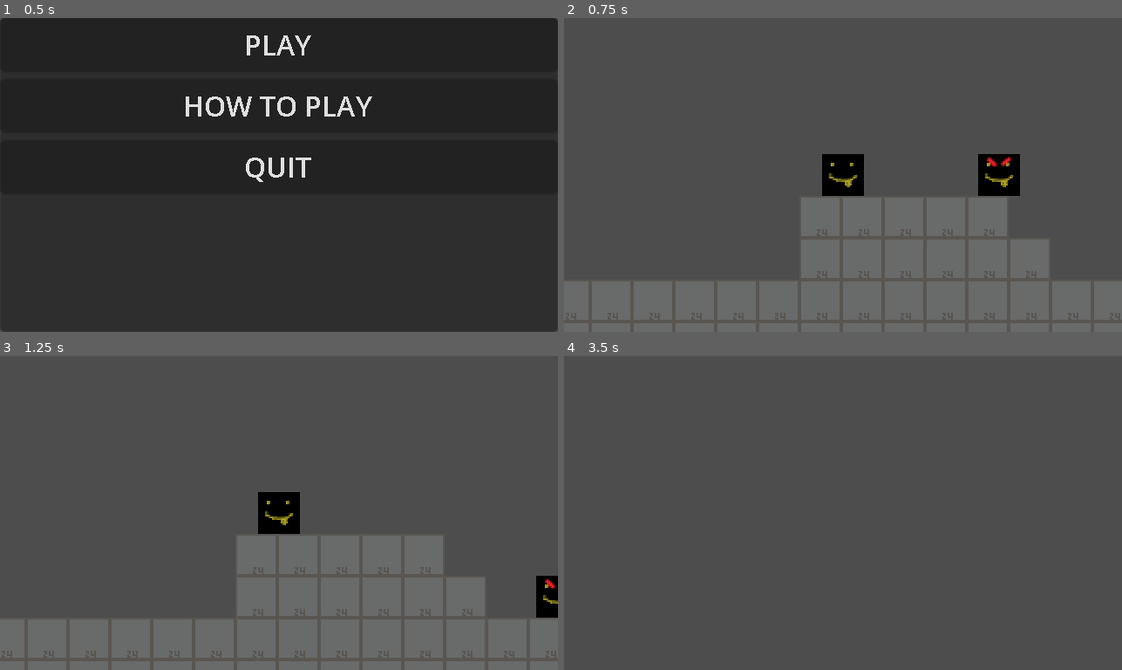
Above: before the commit, frames 1-4 (two rows, left to right).
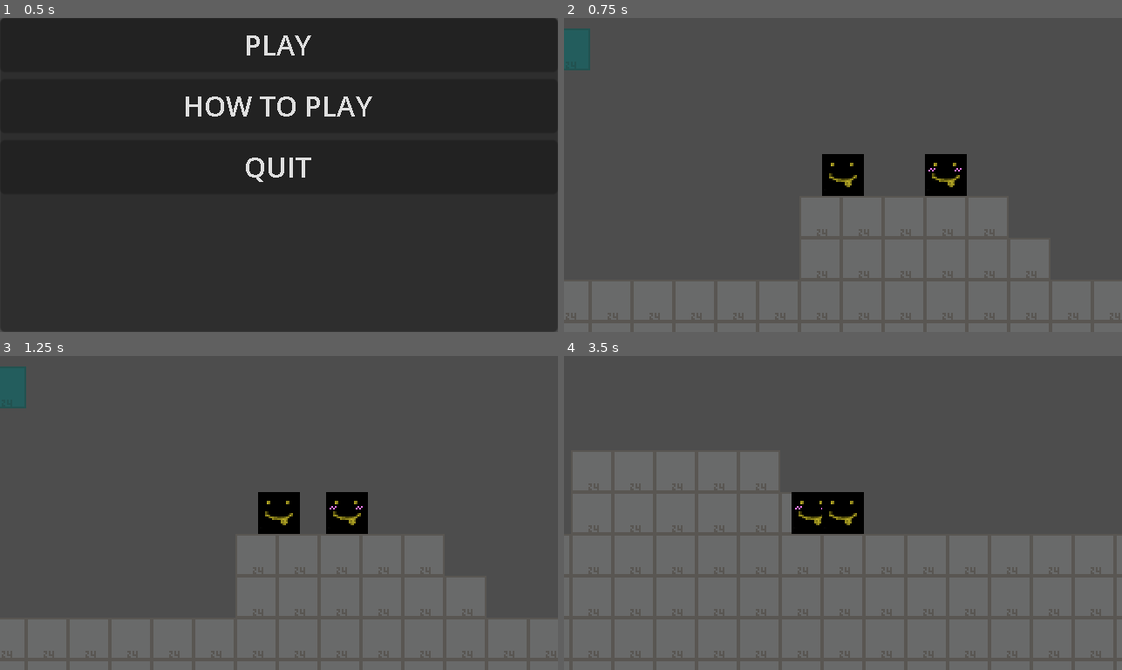
Above: after the commit, the same moments.

Repository: pixelbearstudio/game-off-jam
Game: Godot game, scene res://scenes/main/main.tscn
Same seed, same stepped clock (60 frames per second), same inputs: the game is played once before the commit and once after it.
Inputs:
- Up to frame 1 (0.5 s): no input
- Up to frame 2 (0.75 s): click "PLAY" at 0.5 s
- Up to frame 3 (1.25 s): no input
- Up to frame 4 (3.5 s): hold D (move_right) 1.28-2.78 s; tap E (interact) at 1.35, 2.1, 2.85 s; tap W (jump) at 1.52, 2.27 s; hold A (move_left) from 2.78 s (still down)

Frame 1 is identical in both runs. In frame 2, 2.6% of the frame differs, in the area x 0-82%, y 3-57%; in frame 3, 2.1%; in frame 4, 45%, in the area x 0-100%, y 30-100%.

Commit message:
feat: add tilemap to determinate enemies bounderies

Diff:
--- a/project.godot
+++ b/project.godot
@@ -66,6 +66,10 @@
 ]
 }
 
+[layer_names]
+
+2d_physics/layer_5="EnemyWalls"
+
 [physics]
 
 2d/solver/default_contact_bias=0.0
--- /dev/null
+++ b/resources/enemy_walls.tres
@@ -0,0 +1,68 @@
+[gd_resource type="TileSet" load_steps=3 format=3 uid="uid://xbchpb8d0bur"]
+
+[ext_resource type="Texture2D" uid="uid://d2tpu0u7fajcw" path="res://assets/placeholders/24x24_tile_platformer.png" id="1_4q2l4"]
+
+[sub_resource type="TileSetAtlasSource" id="TileSetAtlasSource_e56iv"]
+texture = ExtResource("1_4q2l4")
+texture_region_size = Vector2i(24, 24)
+0:0/0 = 0
+0:0/0/physics_layer_0/linear_velocity = Vector2(0, 0)
+0:0/0/physics_layer_0/angular_velocity = 0.0
+0:0/0/physics_layer_0/polygon_0/points = PackedVector2Array(-12, -12, 12, -12, 12, 12, -12, 12)
+1:0/0 = 0
+1:0/0/physics_layer_0/linear_velocity = Vector2(0, 0)
+1:0/0/physics_layer_0/angular_velocity = 0.0
+1:0/0/physics_layer_0/polygon_0/points = PackedVector2Array(-12, -12, 12, -12, 12, 12, -12, 12)
+2:0/0 = 0
+2:0/0/physics_layer_0/linear_velocity = Vector2(0, 0)
+2:0/0/physics_layer_0/angular_velocity = 0.0
+2:0/0/physics_layer_0/polygon_0/points = PackedVector2Array(-12, -12, 12, -12, 12, 12, -12, 12)
+3:0/0 = 0
+3:0/0/physics_layer_0/linear_velocity = Vector2(0, 0)
+3:0/0/physics_layer_0/angular_velocity = 0.0
+3:0/0/physics_layer_0/polygon_0/points = PackedVector2Array(-12, -12, 12, -12, 12, 12, -12, 12)
+4:0/0 = 0
+4:0/0/physics_layer_0/linear_velocity = Vector2(0, 0)
+4:0/0/physics_layer_0/angular_velocity = 0.0
+4:0/0/physics_layer_0/polygon_0/points = PackedVector2Array(-12, -12, 12, -12, 12, 12, -12, 12)
+0:1/0 = 0
+0:1/0/physics_layer_0/linear_velocity = Vector2(0, 0)
+0:1/0/physics_layer_0/angular_velocity = 0.0
+0:1/0/physics_layer_0/polygon_0/points = PackedVector2Array(-12, -12, 12, -12, 12, 12, -12, 12)
+1:1/0 = 0
+1:1/0/physics_layer_0/linear_velocity = Vector2(0, 0)
+1:1/0/physics_layer_0/angular_velocity = 0.0
+1:1/0/physics_layer_0/polygon_0/points = PackedVector2Array(-12, -12, 12, -12, 12, 12, -12, 12)
+2:1/0 = 0
+2:1/0/physics_layer_0/linear_velocity = Vector2(0, 0)
+2:1/0/physics_layer_0/angular_velocity = 0.0
+2:1/0/physics_layer_0/polygon_0/points = PackedVector2Array(-12, -12, 12, -12, 12, 12, -12, 12)
+3:1/0 = 0
+3:1/0/physics_layer_0/linear_velocity = Vector2(0, 0)
+3:1/0/physics_layer_0/angular_velocity = 0.0
+3:1/0/physics_layer_0/polygon_0/points = PackedVector2Array(-12, -12, 12, -12, 12, 12, -12, 12)
+4:1/0 = 0
+4:1/0/physics_layer_0/linear_velocity = Vector2(0, 0)
+4:1/0/physics_layer_0/angular_velocity = 0.0
+4:1/0/physics_layer_0/polygon_0/points = PackedVector2Array(-12, -12, 12, -12, 12, 12, -12, 12)
+0:2/0 = 0
+0:2/0/physics_layer_0/linear_velocity = Vector2(0, 0)
+0:2/0/physics_layer_0/angular_velocity = 0.0
+0:2/0/physics_layer_0/polygon_0/points = PackedVector2Array(-12, -12, 12, -12, 12, 12, -12, 12)
+1:2/0 = 0
+1:2/0/physics_layer_0/linear_velocity = Vector2(0, 0)
+1:2/0/physics_layer_0/angular_velocity = 0.0
+1:2/0/physics_layer_0/polygon_0/points = PackedVector2Array(-12, -12, 12, -12, 12, 12, -12, 12)
+2:2/0 = 0
+2:2/0/physics_layer_0/linear_velocity = Vector2(0, 0)
+2:2/0/physics_layer_0/angular_velocity = 0.0
+2:2/0/physics_layer_0/polygon_0/points = PackedVector2Array(-12, -12, 12, -12, 12, 12, -12, 12)
+
+[resource]
+tile_size = Vector2i(24, 24)
+physics_layer_0/collision_layer = 16
+physics_layer_0/collision_mask = 16
+terrain_set_0/mode = 0
+terrain_set_0/terrain_0/name = "Ground"
+terrain_set_0/terrain_0/color = Color(0.72549, 0, 0.176471, 1)
+sources/0 = SubResource("TileSetAtlasSource_e56iv")
--- a/scenes/enemy/enemy.gd
+++ b/scenes/enemy/enemy.gd
@@ -1,12 +1,34 @@
 class_name Enemy
 extends CharacterBody2D
 
+enum EnemyForm {
+	PEACEFUL,
+	HOSTILE
+}
+enum EnemyStates {
+	WALKING,
+	FALLING,
+	ENRAGED,
+	DEAD,
+}
+
 const GRAVITY: int = 1000
-const MAX_H_SPEED: int = 140
+const MAX_H_SPEED: int = 100
 const H_ACCELERATION: int = 2000
 const MOVE_LERP_FACTOR: int = -50
 
-var move_vector: Vector2 = Vector2.RIGHT
+var move_vector: Vector2
+var current_state: EnemyStates = EnemyStates.WALKING
+
+@export var initial_form: EnemyForm = EnemyForm.PEACEFUL
+
+@onready var is_falling = false
+
+func _ready() -> void:
+	var player = _get_player_node()
+	move_vector = Vector2.RIGHT if player != null and player.position.x > self.position.x else Vector2.LEFT
+
+
 
 func _process(delta: float) -> void:
 
@@ -16,10 +38,15 @@
 	velocity.x = clampf(velocity.x, -MAX_H_SPEED, MAX_H_SPEED)
 	velocity.y += GRAVITY * delta
 
-	update_enemy_direction()
+	current_state = EnemyStates.FALLING if !is_on_floor() else current_state
+
+	_update_enemy_direction()
 	move_and_slide()
 
-func update_enemy_direction() -> void:
-	if is_on_wall():
+func _get_player_node() -> Node2D:
+	return get_node("/root/PlaceholderLevel/PlayerRoot/Player")
+
+func _update_enemy_direction() -> void:
+	if (is_on_wall()):
 		velocity.x *= -1
 		move_vector.x *= -1
--- a/scenes/enemy/enemy.tscn
+++ b/scenes/enemy/enemy.tscn
@@ -1,7 +1,7 @@
 [gd_scene load_steps=5 format=3 uid="uid://jippc2c37s33"]
 
 [ext_resource type="Script" path="res://scenes/enemy/enemy.gd" id="1_e3qd6"]
-[ext_resource type="Texture2D" uid="uid://rjxxoqaore5a" path="res://assets/placeholders/24x24_enemy.png" id="2_dlq0y"]
+[ext_resource type="Texture2D" uid="uid://b5k6kgw6bl4xq" path="res://assets/placeholders/24x24_enemy_peaceful.png" id="2_7khpx"]
 
 [sub_resource type="RectangleShape2D" id="RectangleShape2D_u45yt"]
 size = Vector2(24, 24)
@@ -10,7 +10,8 @@
 radius = 36.0
 
 [node name="Enemy" type="CharacterBody2D" groups=["enemies"]]
-collision_layer = 2
+collision_layer = 18
+collision_mask = 17
 safe_margin = 0.001
 script = ExtResource("1_e3qd6")
 
@@ -18,8 +19,8 @@
 wait_time = 0.15
 one_shot = true
 
-[node name="24x24Player" type="Sprite2D" parent="."]
-texture = ExtResource("2_dlq0y")
+[node name="EnemySprite" type="Sprite2D" parent="."]
+texture = ExtResource("2_7khpx")
 
 [node name="CollisionShape2D" type="CollisionShape2D" parent="."]
 shape = SubResource("RectangleShape2D_u45yt")
@@ -30,3 +31,6 @@
 
 [node name="CollisionShape2D" type="CollisionShape2D" parent="InteractArea"]
 shape = SubResource("CircleShape2D_6bjgd")
+
+[node name="VisibleOnScreenEnabler2D" type="VisibleOnScreenEnabler2D" parent="."]
+rect = Rect2(-24, -8, 48, 20)
--- a/scenes/placeholder_level/placeholder_level.tscn
+++ b/scenes/placeholder_level/placeholder_level.tscn
@@ -6,6 +6,7 @@
 [ext_resource type="PackedScene" uid="uid://d0xb2polcyunj" path="res://scenes/small_entity/small_entity.tscn" id="5_o2vpp"]
 [ext_resource type="PackedScene" uid="uid://4uk42apqnn0u" path="res://scenes/levels/entity_level_001.tscn" id="6_67pow"]
 [ext_resource type="PackedScene" uid="uid://jippc2c37s33" path="res://scenes/enemy/enemy.tscn" id="6_m34sv"]
+[ext_resource type="TileSet" uid="uid://xbchpb8d0bur" path="res://resources/enemy_walls.tres" id="7_i3lh4"]
 
 [sub_resource type="TileSetAtlasSource" id="TileSetAtlasSource_ycpyf"]
 texture = ExtResource("2_5x81i")
@@ -181,8 +182,18 @@
 position = Vector2(210, 36)
 entity_scene = ExtResource("6_67pow")
 
-[node name="Enemy" parent="Entities" index="1" instance=ExtResource("6_m34sv")]
-position = Vector2(-121, -14)
+[node name="Enemy2" parent="Entities" index="1" instance=ExtResource("6_m34sv")]
+position = Vector2(-406, -90)
+
+[node name="Enemy" parent="Entities" index="2" instance=ExtResource("6_m34sv")]
+position = Vector2(-117, -13)
+
+[node name="EnemyWalls" type="TileMap" parent="Entities" index="3"]
+modulate = Color(0.0352941, 1, 1, 0.572549)
+tile_set = ExtResource("7_i3lh4")
+cell_quadrant_size = 24
+format = 2
+layer_0/tile_data = PackedInt32Array(-196623, 0, 0, -196630, 0, 0)
 
 [node name="Player" parent="PlayerRoot" index="0"]
 position = Vector2(-191, -17)
Binary file added: assets/placeholders/24x24_enemy_peaceful.png
Not shown, added: assets/placeholders/24x24_enemy_peaceful.png.import
Not shown: 1 places in scenes/placeholder_level/placeholder_level.tscn that only renumber resources
